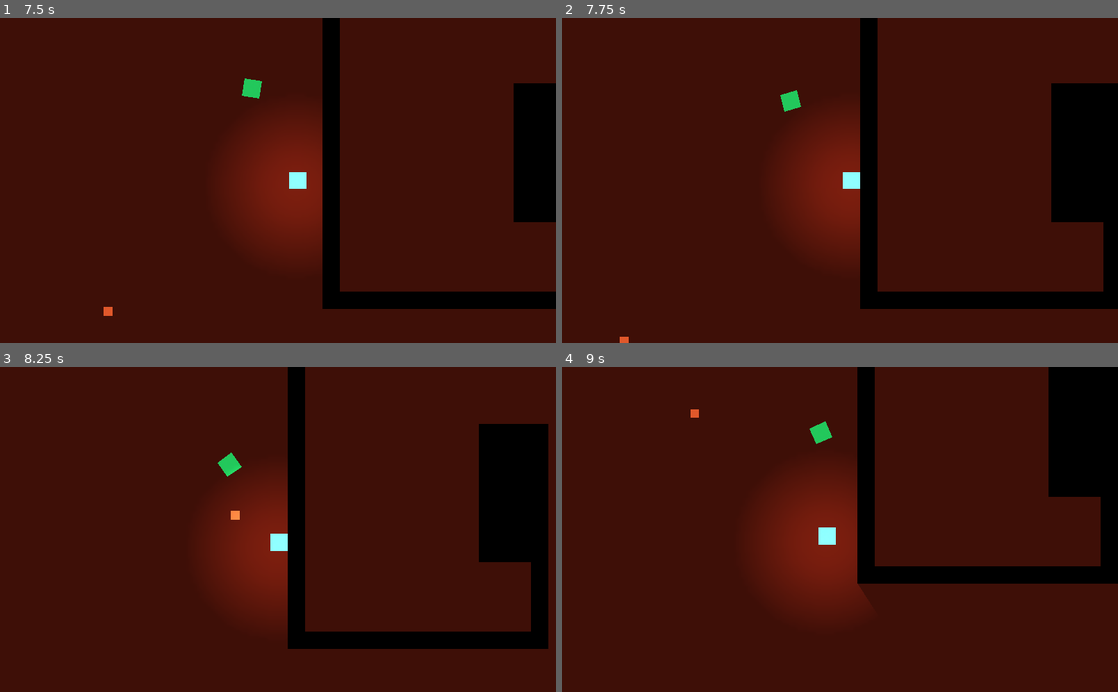
Above: before the commit, frames 1-4 (two rows, left to right).
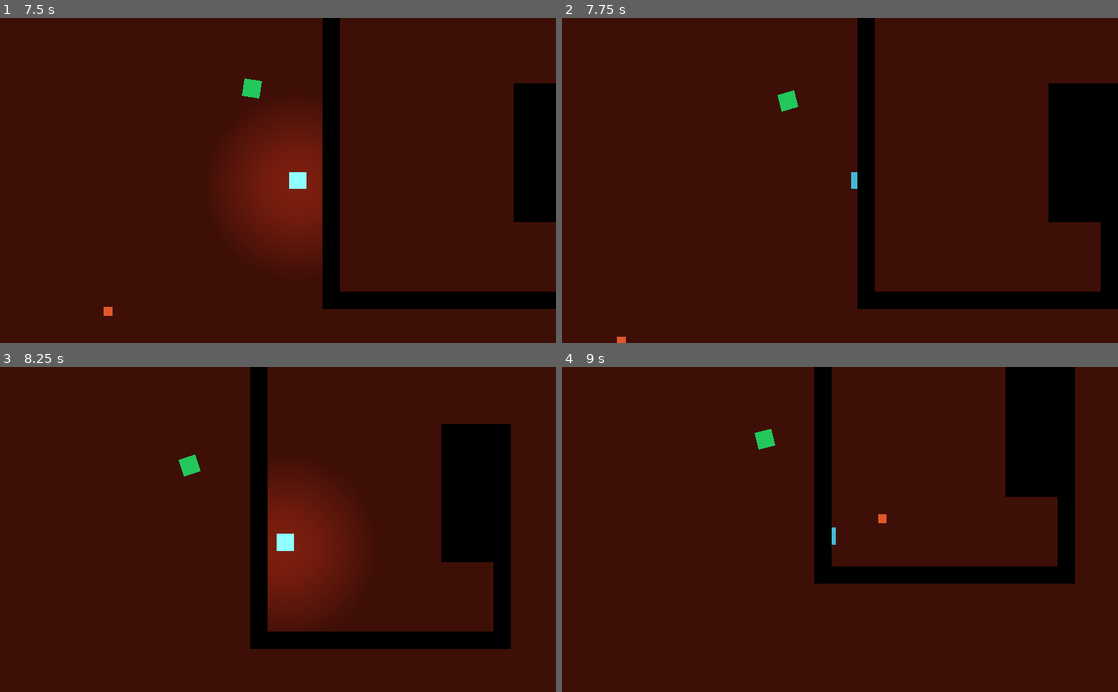
Above: after the commit, the same moments.

Repository: quiet-night-studio/redemption
Game: Godot game, scene res://scenes/Level.tscn
Same seed, same stepped clock (60 frames per second), same inputs: the game is played once before the commit and once after it.
Inputs (mouse positions are in pixels of both pictures, inside the frame that each line leads up to):
- Up to frame 1 (7.5 s): tap Enter at 0.5 s; move the mouse to (250, 245) at 0.52 s; hold Up (ui_up) 0.53-2.03 s; click (250, 245) at 0.6 s; move the mouse to (444, 229) at 1.27 s; click (444, 229) at 1.35 s; move the mouse to (111, 131) at 2.02 s; hold Left (ui_left) 2.03-3.53 s; click (111, 131) at 2.1 s; move the mouse to (305, 180) at 2.77 s; click (305, 180) at 2.85 s; move the mouse to (194, 99) at 3.52 s; hold Down (ui_down) 3.53-4.28 s; click (194, 99) at 3.6 s; move the mouse to (400, 164) at 4.27 s; hold Right (ui_right) 4.28-5.03 s; click (400, 164) at 4.35 s; move the mouse to (166, 196) at 5.02 s; hold Up (ui_up) 5.03-5.78 s; click (166, 196) at 5.1 s; move the mouse to (333, 109) at 5.77 s; hold Right (ui_right) from 5.78 s (still down); click (333, 109) at 5.85 s; move the mouse to (250, 245) at 6.52 s; click (250, 245) at 6.6 s; move the mouse to (444, 229) at 7.27 s; click (444, 229) at 7.35 s
- Up to frame 2 (7.75 s): keep holding Right (ui_right)
- Up to frame 3 (8.25 s): move the mouse to (111, 480) at 8.02 s; release Right (ui_right) at 8.03 s; hold Down (ui_down) from 8.03 s (still down); click (111, 480) at 8.1 s
- Up to frame 4 (9 s): move the mouse to (867, 529) at 8.77 s; release Down (ui_down) at 8.78 s; hold Left (ui_left) from 8.78 s (still down); click (867, 529) at 8.85 s

Frame 1 is identical in both runs. In frame 2, 5.6% of the frame differs, in the area x 9-98%, y 0-100%; in frame 3, 17%, in the area x 32-99%, y 0-87%; in frame 4, 17%.

Commit message:
improve bullet and mod collision detection

Diff:
--- a/project.godot
+++ b/project.godot
@@ -65,6 +65,7 @@
 
 [layer_names]
 
+2d_physics/layer_9="ENVIRONMENT"
 2d_physics/layer_10="HAZZARD"
 
 [physics]
--- a/scenes/Bullet.tscn
+++ b/scenes/Bullet.tscn
@@ -1,17 +1,20 @@
-[gd_scene load_steps=5 format=2]
+[gd_scene load_steps=6 format=2]
 
 [ext_resource path="res://assets/orange_square.png" type="Texture" id=1]
 [ext_resource path="res://scripts/Bullet.gd" type="Script" id=2]
 
-[sub_resource type="RectangleShape2D" id=1]
-extents = Vector2( 8, 8 )
-
 [sub_resource type="RectangleShape2D" id=2]
 extents = Vector2( 8, 8 )
 
+[sub_resource type="RectangleShape2D" id=1]
+extents = Vector2( 9, 9 )
+
+[sub_resource type="RectangleShape2D" id=3]
+extents = Vector2( 8, 8 )
+
 [node name="Bullet" type="RigidBody2D" groups=["bullet"]]
-collision_layer = 512
-collision_mask = 512
+collision_layer = 768
+collision_mask = 768
 gravity_scale = 0.0
 contact_monitor = true
 script = ExtResource( 2 )
@@ -23,14 +26,23 @@
 region_enabled = true
 region_rect = Rect2( 20, 10, 10, 10 )
 
-[node name="Area2D" type="Area2D" parent="."]
+[node name="CollisionShape2D" type="CollisionShape2D" parent="."]
+visible = false
+shape = SubResource( 2 )
 
-[node name="CollisionShape2D" type="CollisionShape2D" parent="Area2D"]
+[node name="EnvironmentArea" type="Area2D" parent="."]
+collision_layer = 256
+collision_mask = 256
+
+[node name="CollisionShape2D" type="CollisionShape2D" parent="EnvironmentArea"]
 shape = SubResource( 1 )
 
-[node name="CollisionShape2D" type="CollisionShape2D" parent="."]
-shape = SubResource( 2 )
+[node name="HazzardArea" type="Area2D" parent="."]
+collision_layer = 512
+collision_mask = 512
 
-[connection signal="body_entered" from="." to="." method="_on_Bullet_body_entered"]
-[connection signal="area_entered" from="Area2D" to="." method="_on_Area2D_area_entered"]
-[connection signal="body_entered" from="Area2D" to="." method="_on_Area2D_body_entered"]
+[node name="CollisionShape2D" type="CollisionShape2D" parent="HazzardArea"]
+shape = SubResource( 3 )
+
+[connection signal="body_entered" from="EnvironmentArea" to="." method="_on_EnvironmentArea_body_entered"]
+[connection signal="area_entered" from="HazzardArea" to="." method="_on_HazzardArea_area_entered"]
--- a/scenes/Level.tscn
+++ b/scenes/Level.tscn
@@ -115,6 +115,8 @@
 [node name="TileMap" type="TileMap" parent="."]
 tile_set = SubResource( 2 )
 cell_size = Vector2( 32, 32 )
+collision_layer = 256
+collision_mask = 256
 format = 1
 tile_data = PoolIntArray( -1114135, 0, 0, -1114134, 0, 0, -1114133, 0, 0, -1114132, 0, 0, -1114131, 0, 0, -1114130, 0,  …(10324 unchanged characters)…
 
--- a/scenes/Mob.tscn
+++ b/scenes/Mob.tscn
@@ -1,13 +1,10 @@
-[gd_scene load_steps=6 format=2]
+[gd_scene load_steps=5 format=2]
 
 [ext_resource path="res://assets/white_square.png" type="Texture" id=1]
 [ext_resource path="res://scripts/Mob.gd" type="Script" id=2]
 
 [sub_resource type="RectangleShape2D" id=1]
 extents = Vector2( 16, 16 )
-
-[sub_resource type="RectangleShape2D" id=3]
-extents = Vector2( 14, 14 )
 
 [sub_resource type="RectangleShape2D" id=2]
 extents = Vector2( 18, 18 )
@@ -22,15 +19,7 @@
 region_rect = Rect2( 10, 60, 10, 10 )
 
 [node name="CollisionShape2D" type="CollisionShape2D" parent="."]
-visible = false
 shape = SubResource( 1 )
-
-[node name="PlayerArea" type="Area2D" parent="."]
-collision_layer = 0
-collision_mask = 0
-
-[node name="CollisionShape2D" type="CollisionShape2D" parent="PlayerArea"]
-shape = SubResource( 3 )
 
 [node name="HazzardArea" type="Area2D" parent="."]
 collision_layer = 512
--- a/scripts/Bullet.gd
+++ b/scripts/Bullet.gd
@@ -14,9 +14,11 @@
 func set_velocity(direction: Vector2) -> void:
 	linear_velocity = direction * speed
 
-func _on_Area2D_area_entered(_area: Area2D) -> void:
+func _on_EnvironmentArea_body_entered(body: Node) -> void:
+	# A RigidBody2D extends from Physics2D, which is also capture by this signal.
+	# Ignore itself when added to the scene.
+	if body != self:
+		queue_free()
+
+func _on_HazzardArea_area_entered(area: Area2D) -> void:
 	queue_free()
-
-func _on_Area2D_body_entered(body: Node) -> void:
-	if body.name == "TileMap":
-		queue_free()
